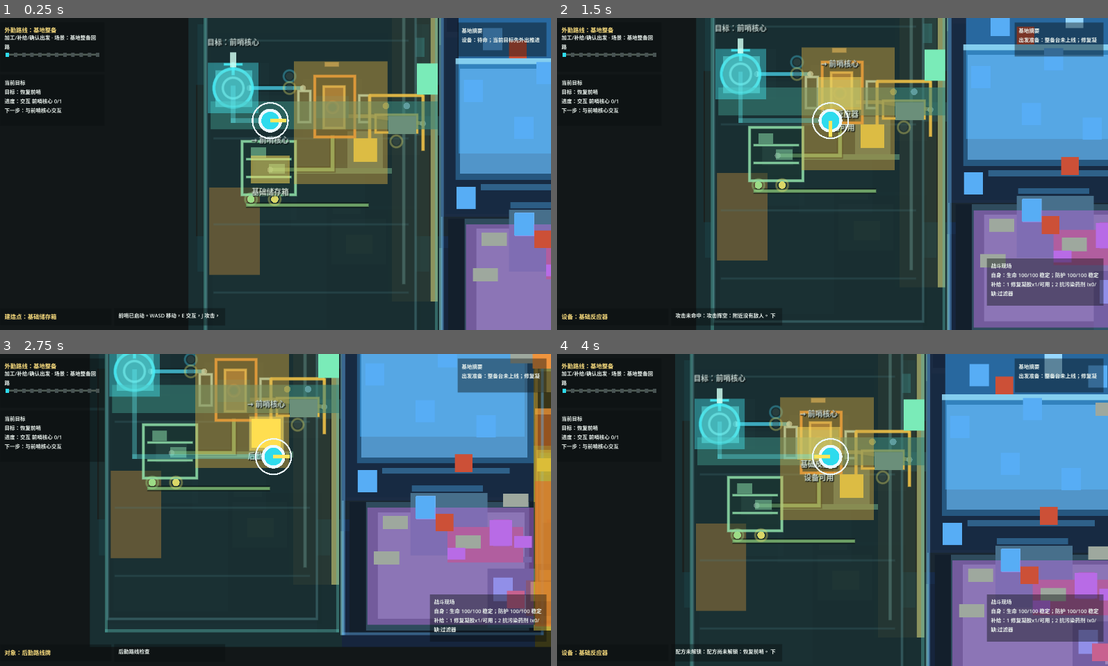
Above: before the commit, frames 1-4 (two rows, left to right).
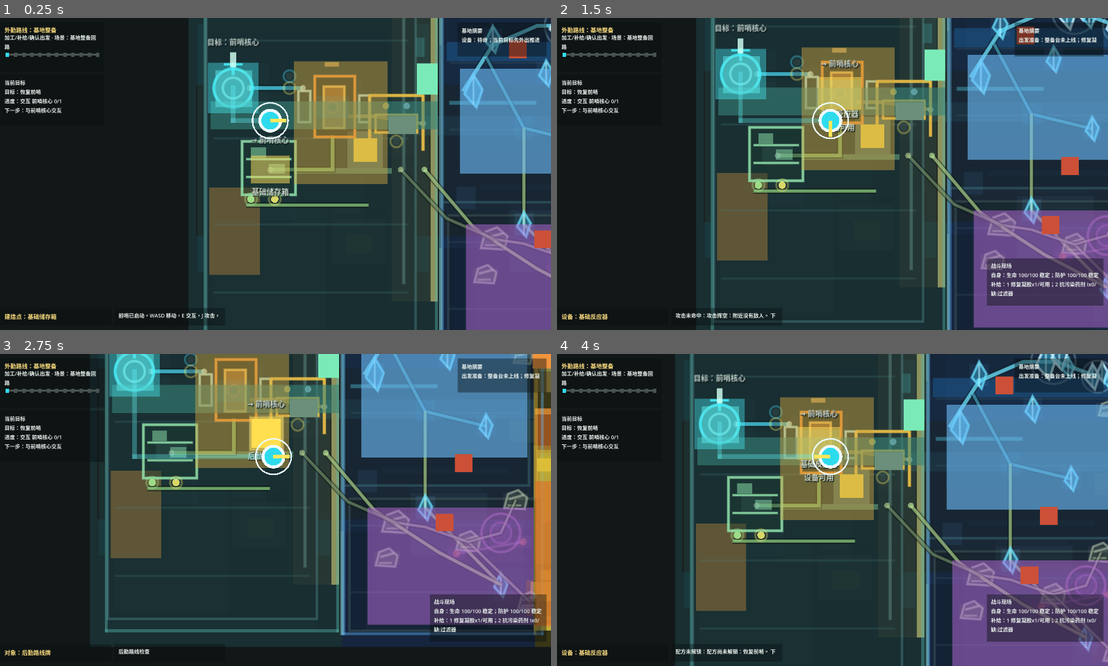
Above: after the commit, the same moments.

Repository: laugh0608/RadishCatalyst
Game: Godot game, scene res://scenes/boot/Boot.tscn
Two runs of this game, one before a commit and one after it. Both use one fixed random seed, a clock stepped at 60 frames per second and the inputs below.
Inputs (mouse positions are in pixels of both pictures, inside the frame that each line leads up to):
- Up to frame 1 (0.25 s): no input
- Up to frame 2 (1.5 s): tap Enter at 0.5 s; move the mouse to (953, 158) at 0.52 s; hold D (move_right) 0.53-1.28 s; tap E (interact) at 0.6 s; click (953, 158) at 0.67 s; move the mouse to (716, 189) at 1.27 s; hold S (move_down) from 1.28 s (still down); tap J (attack) at 1.35 s
- Up to frame 3 (2.75 s): tap E (interact) at 1.55, 2.3 s; move the mouse to (330, 441) at 2.02 s; release S (move_down) at 2.03 s; hold D (move_right) from 2.03 s (still down); hold R (cycle_recipe) from 2.03 s (still down)
- Up to frame 4 (4 s): move the mouse to (804, 572) at 2.77 s; release D (move_right) at 2.78 s; release R (cycle_recipe) at 2.78 s; hold W (move_up) 2.78-3.53 s; tap E (interact) at 2.85, 3.8 s; click (804, 572) at 2.92 s; move the mouse to (997, 556) at 3.52 s; hold A (move_left) from 3.53 s (still down); tap C (tactical_scan) at 3.6 s

The runs differ from the first frame. In frame 1, 15% of the frame differs, in the area x 72-100%, y 0-100%; in frame 2, 21%; in frame 3, 22%; in frame 4, 24%, in the area x 59-100%, y 0-100%.

Commit message:
feat: 重建晶体资源区视觉

Diff:
--- a/client/scenes/maps/VerticalSliceMap.tscn
+++ b/client/scenes/maps/VerticalSliceMap.tscn
@@ -9,6 +9,7 @@
 [ext_resource type="Script" path="res://scripts/map/demo_core_scene_space_layer.gd" id="7_core_scene_space"]
 [ext_resource type="Script" path="res://scripts/map/demo_initial_art_identity_layer.gd" id="8_initial_art_identity"]
 [ext_resource type="Script" path="res://scripts/map/demo_industrial_base_visual_layer.gd" id="9_industrial_base_visual"]
+[ext_resource type="Script" path="res://scripts/map/demo_crystal_resource_visual_layer.gd" id="10_crystal_resource_visual"]
 
 [node name="VerticalSliceMap" type="Node2D"]
 script = ExtResource("1_map")
@@ -1690,6 +1691,9 @@
 
 [node name="DemoIndustrialBaseVisualLayer" type="Node2D" parent="."]
 script = ExtResource("9_industrial_base_visual")
+
+[node name="DemoCrystalResourceVisualLayer" type="Node2D" parent="."]
+script = ExtResource("10_crystal_resource_visual")
 
 [node name="PrototypeVisualPriorityLayer" type="Node2D" parent="."]
 script = ExtResource("5_visual_priority")
--- a/client/scripts/checks/demo_resource_chain_state_check.gd
+++ b/client/scripts/checks/demo_resource_chain_state_check.gd
@@ -30,6 +30,7 @@
 	_check_device_panel_resource_chain_state()
 	_check_processing_result_resource_chain()
 	_check_first_industrial_chain_hud_and_visual_state()
+	_check_crystal_resource_visual_layer()
 	_check_resource_chain_state_roundtrip()
 
 
@@ -123,6 +124,31 @@
 	map.free()
 
 
+func _check_crystal_resource_visual_layer() -> void:
+	var map := VerticalSliceMapScene.instantiate() as VerticalSliceMap
+	root.add_child(map)
+	var layer := map.get_node_or_null("DemoCrystalResourceVisualLayer") as DemoCrystalResourceVisualLayer
+	_expect_equal(layer != null, true, "crystal resource visual layer exists")
+	if layer == null:
+		map.free()
+		return
+
+	layer.apply_visuals()
+	_expect_equal(layer.get_resource_shape_count() >= 9, true, "crystal visual layer registers resource shapes")
+	_expect_equal(layer.get_flow_count() >= 4, true, "crystal visual layer registers resource flow lines")
+	_expect_equal(layer.has_resource_shape("crystal.main_vein"), true, "crystal visual layer marks main vein")
+	_expect_equal(layer.has_resource_shape("crystal.rich_vein"), true, "crystal visual layer marks rich vein")
+	_expect_equal(layer.has_resource_shape("salvage.south_pocket"), true, "crystal visual layer marks salvage pocket")
+	_expect_equal(layer.has_flow_shape("flow.crystal_to_base"), true, "crystal visual layer marks return flow")
+	_expect_equal(layer.get_muted_resource_marker_count() >= 8, true, "crystal visual layer mutes old resource markers")
+
+	var legacy_track := map.get_node("OpeningSceneLayer/CrystalMainVeinTrack") as ColorRect
+	var legacy_pocket := map.get_node("OpeningSceneLayer/CrystalSalvageObjectPocket") as ColorRect
+	_expect_equal(legacy_track.color.a <= 0.055, true, "crystal visual layer de-emphasizes old vein block")
+	_expect_equal(legacy_pocket.color.a <= 0.055, true, "crystal visual layer de-emphasizes old salvage block")
+	map.free()
+
+
 func _check_resource_chain_state_roundtrip() -> void:
 	var world := _create_resource_chain_world("quest.prepare_demo_stabilization_buffer")
 	var character := CharacterState.create_default()
--- /dev/null
+++ b/client/scripts/map/demo_crystal_resource_visual_layer.gd
@@ -0,0 +1,292 @@
+extends Node2D
+class_name DemoCrystalResourceVisualLayer
+
+const RESOURCE_SHAPE_PREFIX := "DemoCrystalResourceVisual"
+const ROLE_RESOURCE := "resource"
+const ROLE_FLOW := "flow"
+const ROLE_SALVAGE := "salvage"
+
+const FIELD_FRAME := Color(0.32, 0.58, 0.62, 0.32)
+const FIELD_FILL := Color(0.06, 0.12, 0.15, 0.16)
+const CRYSTAL_LINE := Color(0.42, 0.88, 0.98, 0.78)
+const CRYSTAL_FILL := Color(0.25, 0.78, 0.95, 0.44)
+const RICH_CRYSTAL_LINE := Color(0.76, 0.94, 1.0, 0.86)
+const SALVAGE_LINE := Color(0.72, 0.78, 0.68, 0.58)
+const SALVAGE_FILL := Color(0.36, 0.42, 0.34, 0.26)
+const RETURN_FLOW := Color(0.72, 0.88, 0.58, 0.66)
+const ANOMALY_LINE := Color(0.68, 0.42, 0.72, 0.5)
+const WARNING_DIM := Color(0.9, 0.42, 0.28, 0.42)
+
+const LEGACY_CRYSTAL_PANELS := [
+	"CrystalEntryGround",
+	"CrystalNorthRidgeGround",
+	"CrystalCentralFieldGround",
+	"CrystalSouthSalvageYard",
+	"CrystalScrapPocket",
+	"CrystalLogisticsResourcePocket",
+	"CrystalLogisticsReturnPocket"
+]
+
+const LEGACY_CRYSTAL_MARKERS := [
+	"CrystalMainVeinTrack",
+	"CrystalMainVeinStartAnchor",
+	"CrystalMainVeinDeepAnchor",
+	"CrystalSideRouteConnector",
+	"CrystalSalvageObjectPocket",
+	"CrystalLogisticsSpurLine",
+	"CrystalLogisticsCrystalMarker",
+	"CrystalLogisticsSalvageMarker",
+	"CrystalLogisticsGuardMarker",
+	"CrystalLogisticsReturnLine",
+	"CrystalLogisticsReturnCrystalMarker",
+	"CrystalLogisticsReturnSalvageMarker",
+	"CrystalLogisticsReturnGuardMarker",
+	"CrystalAnomalyPocketMarker",
+	"CrystalAnomalyReturnAnchor"
+]
+
+const RESOURCE_DEFINITION_IDS := {
+	"map_object.crystal_cluster": true,
+	"map_object.rich_crystal_vein": true,
+	"map_object.field_wreckage": true,
+	"map_object.anomaly_crystal": true,
+	"map_object.anomaly_residue_patch": true
+}
+
+var resource_shape_ids: Array[String] = []
+var flow_shape_ids: Array[String] = []
+var muted_resource_marker_count := 0
+
+
+func _ready() -> void:
+	apply_visuals()
+
+
+func _process(_delta: float) -> void:
+	_tone_down_resource_interactable_markers()
+	_mute_crystal_identity_blocks()
+
+
+func apply_visuals() -> void:
+	_deemphasize_legacy_crystal_blocks()
+	_mute_crystal_identity_blocks()
+	_register_resource_shapes()
+	_register_flow_shapes()
+	_tone_down_resource_interactable_markers()
+	queue_redraw()
+
+
+func get_resource_shape_count() -> int:
+	return resource_shape_ids.size()
+
+
+func get_flow_count() -> int:
+	return flow_shape_ids.size()
+
+
+func get_muted_resource_marker_count() -> int:
+	return muted_resource_marker_count
+
+
+func has_resource_shape(shape_id: String) -> bool:
+	return resource_shape_ids.has(shape_id)
+
+
+func has_flow_shape(shape_id: String) -> bool:
+	return flow_shape_ids.has(shape_id)
+
+
+func _draw() -> void:
+	_draw_field_frame()
+	_draw_main_vein()
+	_draw_crystal_clusters()
+	_draw_salvage_pockets()
+	_draw_return_flows()
+	_draw_anomaly_pocket()
+
+
+func _draw_field_frame() -> void:
+	var field_rect := Rect2(Vector2(-18.0, -270.0), Vector2(250.0, 332.0))
+	var salvage_rect := Rect2(Vector2(-10.0, 80.0), Vector2(258.0, 178.0))
+	draw_rect(field_rect, FIELD_FILL, true)
+	draw_rect(field_rect, FIELD_FRAME, false, 2.0, true)
+	draw_rect(salvage_rect, Color(0.05, 0.09, 0.1, 0.18), true)
+	draw_rect(salvage_rect, Color(0.44, 0.58, 0.52, 0.24), false, 1.8, true)
+	for y in [-206.0, -126.0, -36.0, 116.0, 206.0]:
+		draw_line(Vector2(-8.0, y), Vector2(224.0, y), Color(0.34, 0.52, 0.54, 0.16), 1.2, true)
+	draw_line(Vector2(-8.0, -72.0), Vector2(108.0, -72.0), Color(0.35, 0.9, 0.98, 0.34), 4.0, true)
+
+
+func _draw_main_vein() -> void:
+	_draw_flow(
+		[
+			Vector2(10.0, -88.0),
+			Vector2(50.0, -150.0),
+			Vector2(110.0, -176.0),
+			Vector2(154.0, -176.0),
+			Vector2(210.0, -156.0)
+		],
+		CRYSTAL_LINE,
+		4.0
+	)
+	_draw_flow([Vector2(42.0, -132.0), Vector2(92.0, -38.0), Vector2(174.0, -18.0)], Color(0.32, 0.76, 0.88, 0.58), 3.0)
+	_draw_flow([Vector2(92.0, -38.0), Vector2(92.0, 92.0), Vector2(194.0, 196.0)], RETURN_FLOW, 3.0)
+	draw_circle(Vector2(50.0, -150.0), 4.0, CRYSTAL_LINE)
+	draw_circle(Vector2(154.0, -176.0), 4.0, RICH_CRYSTAL_LINE)
+
+
+func _draw_crystal_clusters() -> void:
+	_draw_crystal_node(Vector2(24.0, -88.0), 1.0, CRYSTAL_LINE)
+	_draw_crystal_node(Vector2(50.0, -158.0), 0.82, CRYSTAL_LINE)
+	_draw_crystal_node(Vector2(122.0, -112.0), 0.78, CRYSTAL_LINE)
+	_draw_crystal_node(Vector2(174.0, -18.0), 0.72, CRYSTAL_LINE)
+	_draw_crystal_node(Vector2(92.0, 92.0), 0.76, CRYSTAL_LINE)
+	_draw_crystal_node(Vector2(194.0, 196.0), 0.74, CRYSTAL_LINE)
+	_draw_rich_crystal_vein(Vector2(150.0, -176.0))
+	_draw_rich_crystal_vein(Vector2(210.0, -156.0), 0.72)
+
+
+func _draw_salvage_pockets() -> void:
+	_draw_scrap_pile(Vector2(52.0, 112.0), 1.0)
+	_draw_scrap_pile(Vector2(150.0, 138.0), 0.9)
+	_draw_scrap_pile(Vector2(214.0, 82.0), 0.86)
+	_draw_scrap_pile(Vector2(40.0, 160.0), 0.82)
+	_draw_scrap_pile(Vector2(232.0, 218.0), 0.78)
+	_draw_scrap_pile(Vector2(224.0, -112.0), 0.7)
+	_draw_flow([Vector2(52.0, 112.0), Vector2(92.0, 118.0), Vector2(150.0, 138.0), Vector2(232.0, 218.0)], SALVAGE_LINE, 2.4)
+	_draw_flow([Vector2(214.0, 82.0), Vector2(194.0, 126.0), Vector2(150.0, 138.0)], SALVAGE_LINE, 2.0)
+
+
+func _draw_return_flows() -> void:
+	_draw_flow([Vector2(194.0, 196.0), Vector2(110.0, 152.0), Vector2(24.0, 96.0), Vector2(-42.0, 18.0)], RETURN_FLOW, 3.2)
+	_draw_flow([Vector2(52.0, 112.0), Vector2(-12.0, 84.0), Vector2(-74.0, 18.0)], Color(0.64, 0.8, 0.58, 0.46), 2.8)
+	draw_circle(Vector2(-42.0, 18.0), 4.0, RETURN_FLOW)
+	draw_circle(Vector2(-74.0, 18.0), 4.0, Color(0.84, 0.94, 0.66, 0.5))
+
+
+func _draw_anomaly_pocket() -> void:
+	var center := Vector2(194.0, 126.0)
+	draw_arc(center, 26.0, -0.2, TAU - 0.2, 42, ANOMALY_LINE, 2.0, true)
+	draw_arc(center, 14.0, 0.2, TAU + 0.2, 32, Color(0.72, 0.42, 0.78, 0.34), 1.6, true)
+	draw_line(Vector2(134.0, 154.0), Vector2(224.0, 138.0), Color(0.78, 0.5, 0.8, 0.3), 2.0, true)
+	draw_circle(Vector2(134.0, 154.0), 5.0, WARNING_DIM)
+	draw_circle(Vector2(224.0, 138.0), 5.0, WARNING_DIM)
+
+
+func _draw_crystal_node(center: Vector2, scale: float, color: Color) -> void:
+	var width := 12.0 * scale
+	var height := 22.0 * scale
+	var points := PackedVector2Array([
+		center + Vector2(0.0, -height),
+		center + Vector2(width, -2.0 * scale),
+		center + Vector2(4.0 * scale, height),
+		center + Vector2(-width, 4.0 * scale),
+		center + Vector2(0.0, -height)
+	])
+	draw_colored_polygon(points, Color(CRYSTAL_FILL.r, CRYSTAL_FILL.g, CRYSTAL_FILL.b, CRYSTAL_FILL.a * scale))
+	draw_polyline(points, color, 2.0, true)
+	draw_line(center + Vector2(0.0, -height + 4.0 * scale), center + Vector2(0.0, height - 4.0 * scale), Color(0.72, 0.96, 1.0, 0.62), 1.4, true)
+
+
+func _draw_rich_crystal_vein(center: Vector2, scale: float = 1.0) -> void:
+	_draw_crystal_node(center + Vector2(-10.0, 0.0) * scale, 1.08 * scale, RICH_CRYSTAL_LINE)
+	_draw_crystal_node(center + Vector2(8.0, -8.0) * scale, 0.86 * scale, RICH_CRYSTAL_LINE)
+	_draw_crystal_node(center + Vector2(20.0, 8.0) * scale, 0.62 * scale, CRYSTAL_LINE)
+	draw_arc(center, 30.0 * scale, 0.0, TAU, 40, Color(0.74, 0.94, 1.0, 0.26), 1.5, true)
+
+
+func _draw_scrap_pile(center: Vector2, scale: float) -> void:
+	var body := PackedVector2Array([
+		center + Vector2(-18.0, 12.0) * scale,
+		center + Vector2(-12.0, -10.0) * scale,
+		center + Vector2(4.0, -16.0) * scale,
+		center + Vector2(18.0, -4.0) * scale,
+		center + Vector2(14.0, 14.0) * scale,
+		center + Vector2(-18.0, 12.0) * scale
+	])
+	draw_colored_polygon(body, SALVAGE_FILL)
+	draw_polyline(body, SALVAGE_LINE, 1.8, true)
+	draw_line(center + Vector2(-10.0, -2.0) * scale, center + Vector2(12.0, -8.0) * scale, SALVAGE_LINE, 2.0, true)
+	draw_line(center + Vector2(-12.0, 8.0) * scale, center + Vector2(8.0, 8.0) * scale, Color(0.84, 0.9, 0.72, 0.42), 1.6, true)
+
+
+func _draw_flow(points: Array[Vector2], color: Color, width: float) -> void:
+	draw_polyline(PackedVector2Array(points), Color(0.02, 0.04, 0.04, 0.5), width + 2.8, true)
+	draw_polyline(PackedVector2Array(points), color, width, true)
+
+
+func _register_resource_shapes() -> void:
+	resource_shape_ids = [
+		"crystal.main_vein",
+		"crystal.rich_vein",
+		"crystal.cluster.entry",
+		"crystal.cluster.side_pocket",
+		"crystal.cluster.logistics_return",
+		"salvage.north_pocket",
+		"salvage.south_pocket",
+		"salvage.logistics_return",
+		"anomaly.crystal_pocket"
+	]
+
+
+func _register_flow_shapes() -> void:
+	flow_shape_ids = [
+		"flow.crystal_to_base",
+		"flow.salvage_to_base",
+		"flow.crystal_branch",
+		"flow.salvage_branch"
+	]
+
+
+func _deemphasize_legacy_crystal_blocks() -> void:
+	var region := _get_map_node("RegionCrystal") as ColorRect
+	if region != null:
+		region.color = Color(0.07, 0.12, 0.17, 0.72)
+
+	var layer := _get_map_node("OpeningSceneLayer")
+	if layer == null:
+		return
+	for node_name in LEGACY_CRYSTAL_PANELS:
+		var rect := layer.get_node_or_null(String(node_name)) as ColorRect
+		if rect != null:
+			rect.color.a = minf(rect.color.a, 0.12)
+	for node_name in LEGACY_CRYSTAL_MARKERS:
+		var rect := layer.get_node_or_null(String(node_name)) as ColorRect
+		if rect != null:
+			rect.color.a = minf(rect.color.a, 0.055)
+
+
+func _mute_crystal_identity_blocks() -> void:
+	var identity_layer := _get_map_node("DemoInitialArtIdentityLayer")
+	if identity_layer == null:
+		return
+	for child in identity_layer.get_children():
+		if not child.has_meta("initial_art_identity_id"):
+			continue
+		if String(child.get_meta("initial_art_identity_id", "")) == "identity.crystal_ore":
+			child.visible = false
+
+
+func _tone_down_resource_interactable_markers() -> void:
+	var interactables := _get_map_node("Interactables")
+	muted_resource_marker_count = 0
+	if interactables == null:
+		return
+	for child in interactables.get_children():
+		var interactable := child as PrototypeInteractable
+		if interactable == null:
+			continue
+		if not RESOURCE_DEFINITION_IDS.has(interactable.definition_id):
+			continue
+		var marker := interactable.marker
+		if marker == null:
+			marker = interactable.get_node_or_null("Marker") as ColorRect
+		if marker != null:
+			marker.color.a = 0.08
+			muted_resource_marker_count += 1
+
+
+func _get_map_node(path: String) -> Node:
+	if path.is_empty() or get_parent() == null:
+		return null
+	return get_parent().get_node_or_null(path)
Not shown: 1 places in client/scenes/maps/VerticalSliceMap.tscn that only renumber resources
Not shown, added: client/scripts/map/demo_crystal_resource_visual_layer.gd.uid
Not shown, changed: docs/devlogs/2026-W25.md
Not shown, changed: scripts/check-client-demo-resource-chain-state.ps1
Not shown, changed: scripts/check-client-demo-resource-chain-state.py
